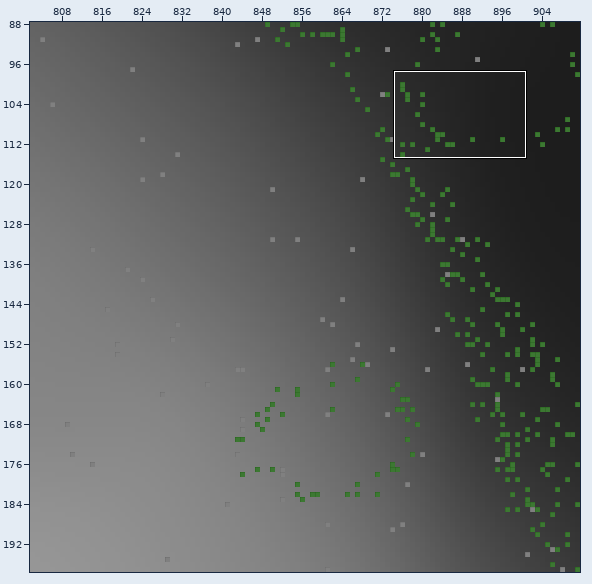
A Tiled map gets an edit: content/core/maps/karhumaki.tmx. Above, an overview of the earlier version with the close-up marked.
Close-up. Earlier state:
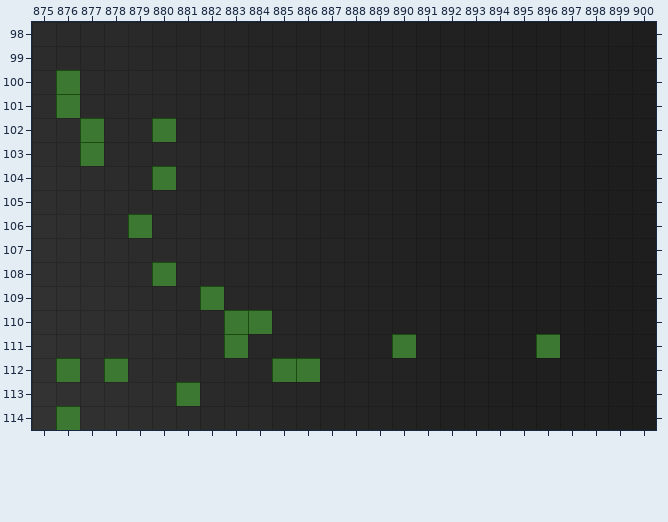
Cells are 16x16 px. Shown: x 875..900, y 98..114. The commit also changed other parts of the map, which this record leaves out.
After:
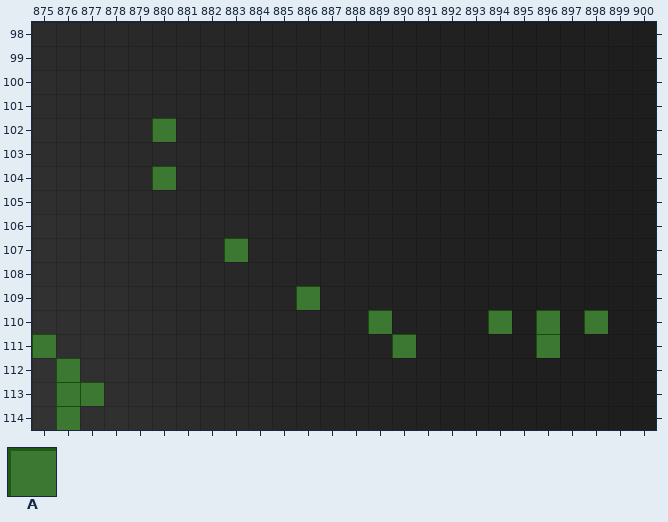
Key: from "obstacles": A 1.
_ is an empty cell, . an unchanged one.
Edits made:
--- layer "obstacles"
@@ x 876..877 @@
-100 A.
-101 A.
-102 .A
-103 .A
+100 _.
+101 _.
+102 ._
+103 ._
@@ x 875..898 @@
-106 ....A...................
-107 ........_...............
-108 .....A..................
-109 .......A..._............
-110 ........AA...._...._._._
-111 _.......A...............
-112 ...A......AA............
-113 .__...A.................
+106 ...._...................
+107 ........A...............
+108 ....._..................
+109 ......._...A............
+110 ........__....A....A.A.A
+111 A......._...............
+112 ..._......__............
+113 .AA..._.................
